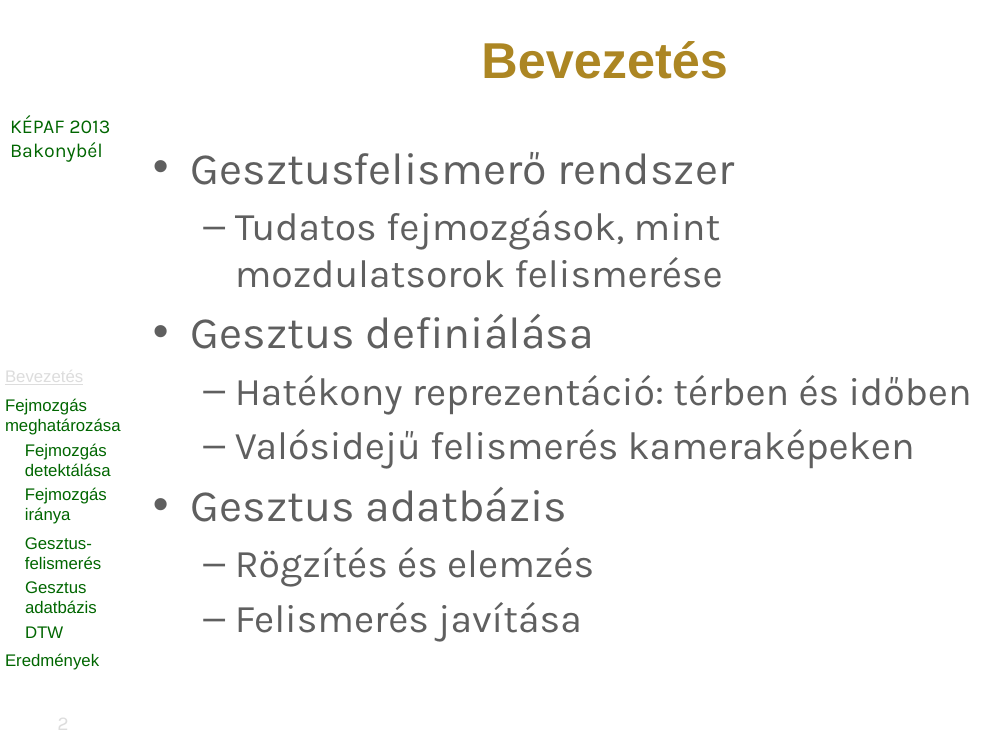
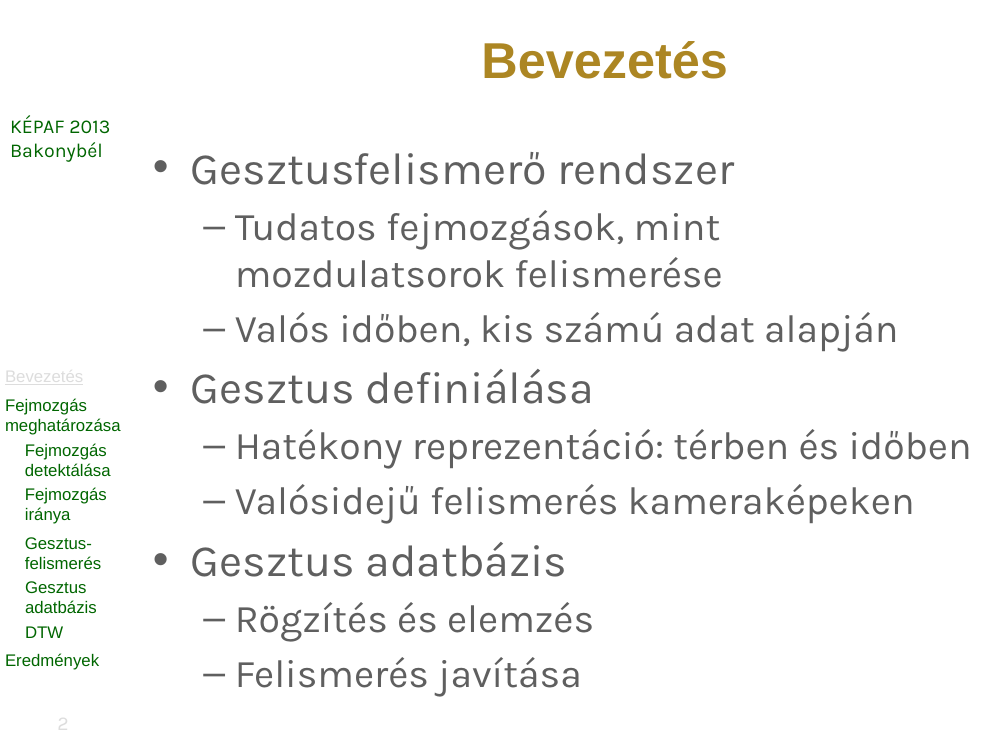
Before and after one commit to vohoaiviet/face-gesture-api, a slide deck: slide 2 of HeadMovement/research/kepaf/ppt/bertok.kornel.kepaf.2013.pptx. Drawn at 1008x756 pixels with LibreOffice and Linux fonts; fonts in the diff are those of the drawing; background and template pictures are left out. Boxes give left, top, right and bottom in pixels: in the first picture for what was removed or moved away, otherwise in the second. Text is boxed around its words. In the diff, an @@ line names an element or a change of style, - is before the commit and + after.

```diff
--- a/HeadMovement/research/kepaf/ppt/bertok.kornel.kepaf.2013.pptx
+++ b/HeadMovement/research/kepaf/ppt/bertok.kornel.kepaf.2013.pptx
@@ text at box(235, 312, 898, 352): paragraph added @@
+  – Valós időben, kis számú adat alapján
```
Also in this commit, not shown: 7 other slides changed, 4 slides added, 4 slides removed.
